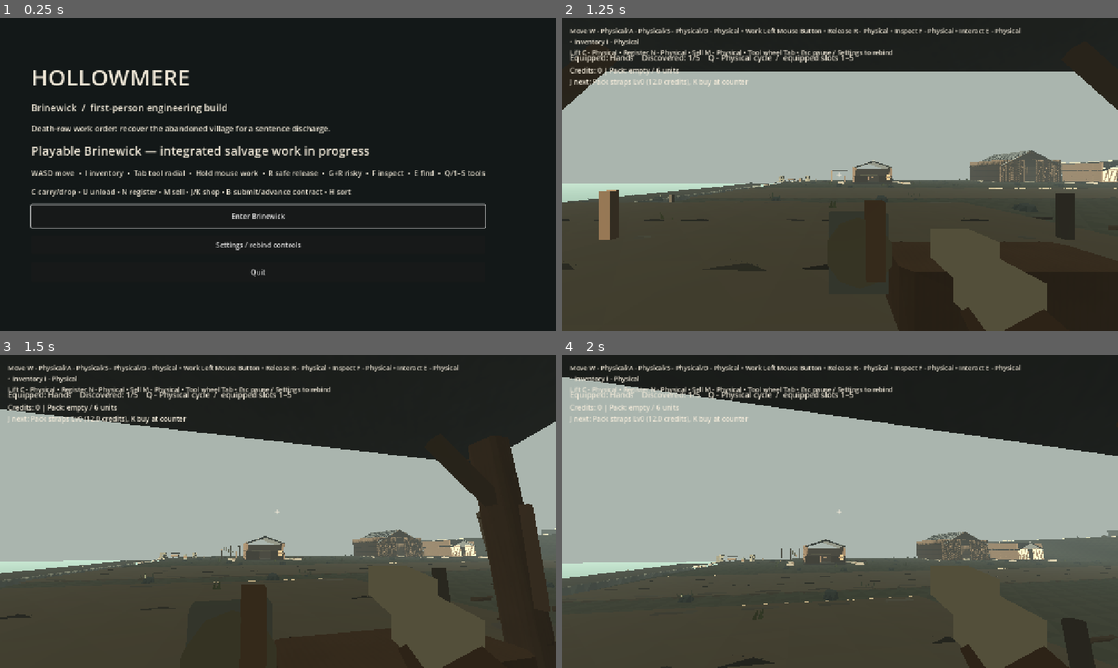
Above: before the commit, frames 1-4 (two rows, left to right).
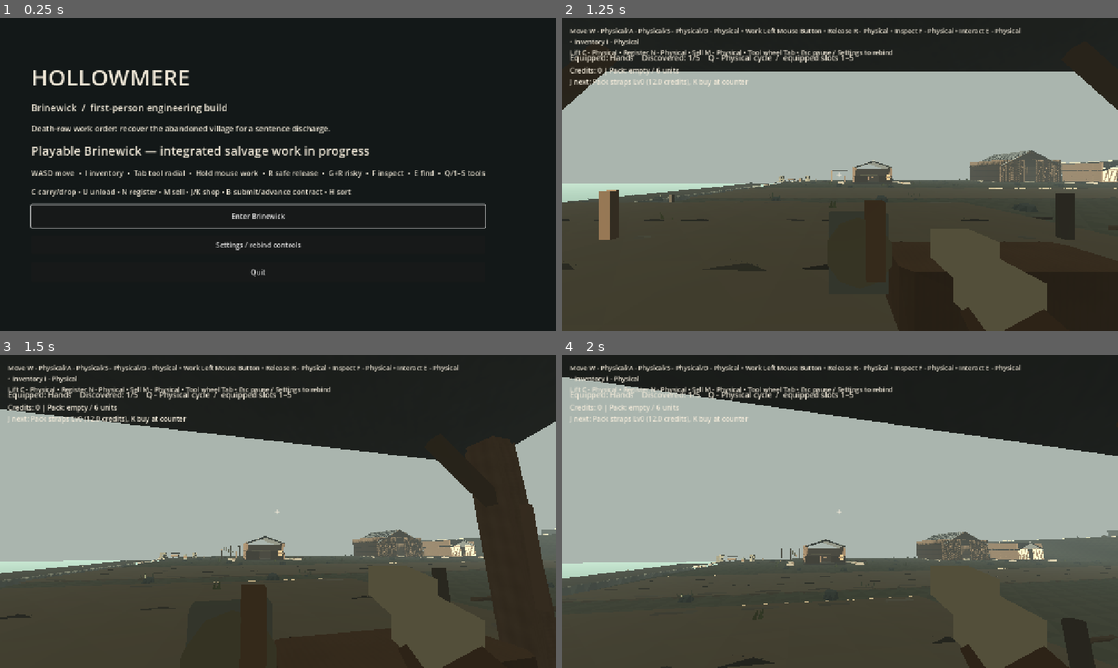
Above: after the commit, the same moments.

Repository: squwillsmith-ship-it/Hollowmere-0.2
Game: Godot game, scene res://scenes/main.tscn
The game is run twice, just before and just after one commit, with the same random seed, the same clock (stepped at 60 frames per second) and the same inputs.
Inputs (mouse positions are in pixels of both pictures, inside the frame that each line leads up to):
- Up to frame 1 (0.25 s): no input
- Up to frame 2 (1.25 s): click "Enter Brinewick" at 0.5 s
- Up to frame 3 (1.5 s): tap Enter at 1.25 s; move the mouse to (305, 511) at 1.27 s; hold W (hm_forward) from 1.28 s (still down); hold E (hm_find_tool) from 1.28 s (still down); click (305, 511) at 1.42 s
- Up to frame 4 (2 s): keep holding W (hm_forward); keep holding E (hm_find_tool); tap Space (hm_jump) at 1.52 s

Frames 1-2 are identical in both runs. In frame 3, 0.4% of the frame differs, in the area x 85-100%, y 28-82%; in frame 4, nothing differs.

Commit message:
fix(g3): match normalized boathouse owner names and capture 21 real Vulkan views in targeted QA

Diff:
--- a/game/scripts/world/hm_g3_textured_structure_assembly.gd
+++ b/game/scripts/world/hm_g3_textured_structure_assembly.gd
@@ -62,7 +62,11 @@
             var size := Vector3(float(size_values[0]), float(size_values[1]), float(size_values[2]))
             if size.x <= .05 or size.y <= .05 or size.z <= .05:
                 continue
-            var owner: StaticBody3D = group.get_node_or_null(title) as StaticBody3D
+            # Godot may normalize periods in Node names (for instance
+            # ShelterPost_-4.2_-2.7). Never assume a manifest title is a
+            # valid literal NodePath; resolve against direct children and
+            # verified original physical offset instead.
+            var owner: StaticBody3D = _original_owner(group, geometry)
             if owner == null:
                 push_error("G3 asset has no original physical owner: " + installation_id + "/" + title)
                 continue
@@ -134,3 +138,28 @@
         if name.contains(token):
             return true
     return false
+
+func _original_owner(group: Node3D, geometry: Dictionary) -> StaticBody3D:
+    var title: String = String(geometry.get("name", ""))
+    var normalized: String = title.replace(".", "_")
+    for child: Node in group.get_children():
+        if not (child is StaticBody3D):
+            continue
+        if String(child.name) == title or String(child.name).replace(".", "_") == normalized:
+            return child as StaticBody3D
+    var offsets: Array = geometry.get("offset", [])
+    var sizes: Array = geometry.get("size", [])
+    if offsets.size() != 3 or sizes.size() != 3:
+        return null
+    var expected := Vector3(float(offsets[0]), float(offsets[1]), float(offsets[2]))
+    var expected_size := Vector3(float(sizes[0]), float(sizes[1]), float(sizes[2]))
+    for child: Node in group.get_children():
+        var candidate: StaticBody3D = child as StaticBody3D
+        if candidate == null or candidate.position.distance_to(expected) > .001:
+            continue
+        var shape: CollisionShape3D = candidate.get_node_or_null("CollisionShape3D") as CollisionShape3D
+        if shape == null or not (shape.shape is BoxShape3D):
+            continue
+        if ((shape.shape as BoxShape3D).size - expected_size).length() < .005:
+            return candidate
+    return null
--- a/game/tests/test_g3_model_texture_structure.gd
+++ b/game/tests/test_g3_model_texture_structure.gd
@@ -38,7 +38,25 @@
                 check(group != null, "Original building group still present")
                 if group == null:
                     continue
-                var body: StaticBody3D = group.get_node_or_null(part_name) as StaticBody3D
+                var body: StaticBody3D = null
+                for child: Node in group.get_children():
+                    if child is StaticBody3D and (
+                            String(child.name) == part_name or
+                            String(child.name).replace(".", "_") == part_name.replace(".", "_")):
+                        body = child as StaticBody3D
+                        break
+                # Fallback: normalized names are handled by the assembly's
+                # exact physical-offset/shape lookup, so use its actual owner.
+                if body == null:
+                    var source: Variant = JSON.parse_string(FileAccess.get_file_as_string(
+                        "res://data/v1/brinewick_district_builds.json"))
+                    for row: Variant in source["installations"]:
+                        if String(row.get("id", "")) != group_id:
+                            continue
+                        for geom: Variant in row["geometry"]:
+                            if String(geom.get("name", "")) == part_name:
+                                body = facades._original_owner(group, geom)
+                                break
                 check(body != null, "Original collider-backed piece still present")
                 if body == null:
                     continue
Not shown, changed: .github/workflows/g3-one-shot-validation-20261030.yml
